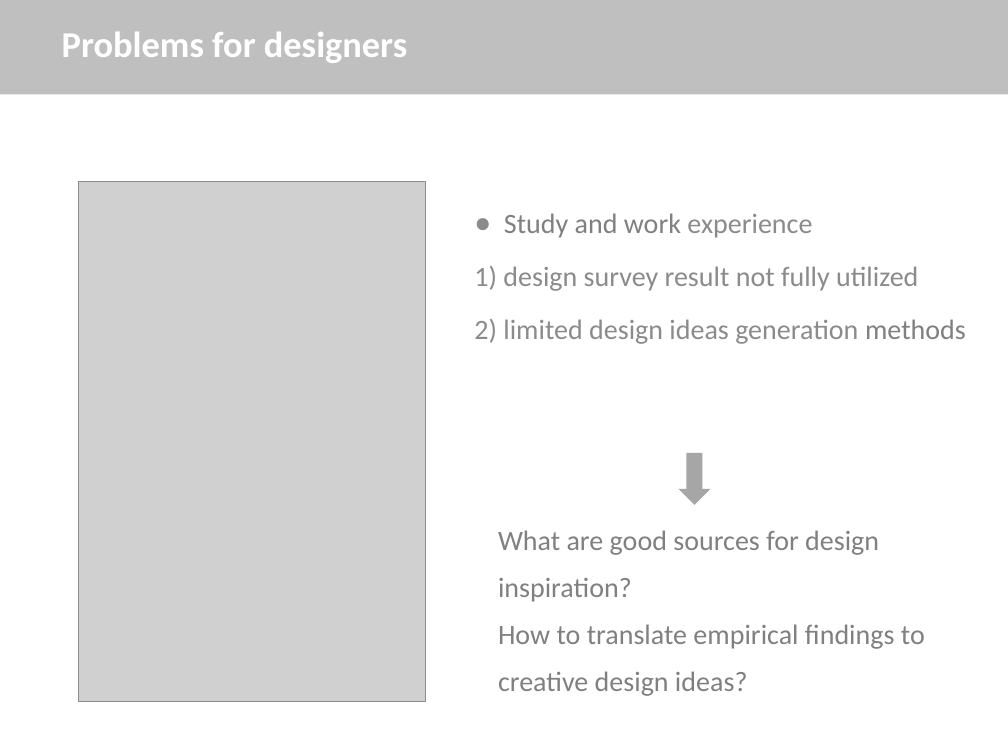
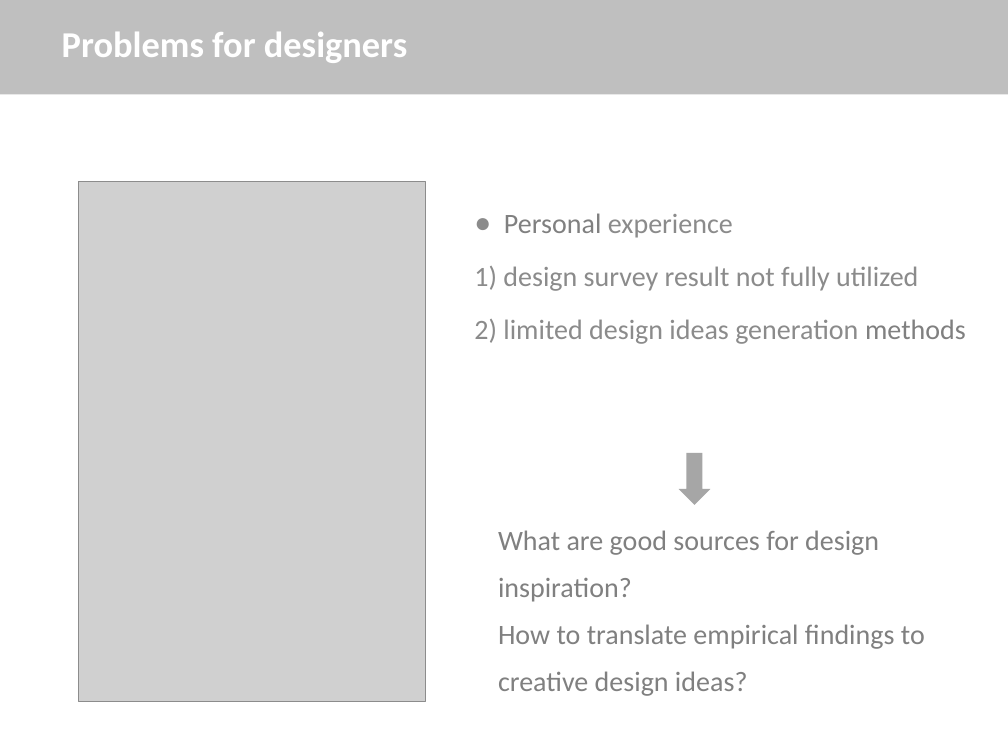
Before and after one commit to sunyingFUBerlin/PPT-for-IFKAD, a slide deck: slide 3 of ResearchProposal.pptx. Drawn at 1008x756 pixels with LibreOffice and Linux fonts; fonts in the diff are those of the drawing; grey boxes stand for pictures. Boxes give left, top, right and bottom in pixels: in the first picture for what was removed or moved away, otherwise in the second. Text is boxed around its words. In the diff, an @@ line names an element or a change of style, - is before the commit and + after.

```diff
--- a/ResearchProposal.pptx
+++ b/ResearchProposal.pptx
@@ subtitle at [504, 213, 733, 238]: text changed; text colour #808080 to #8C8C8C @@
-● Study and work experience
+● Personal experience
```
Also in this commit, not shown: 6 other slides changed.
